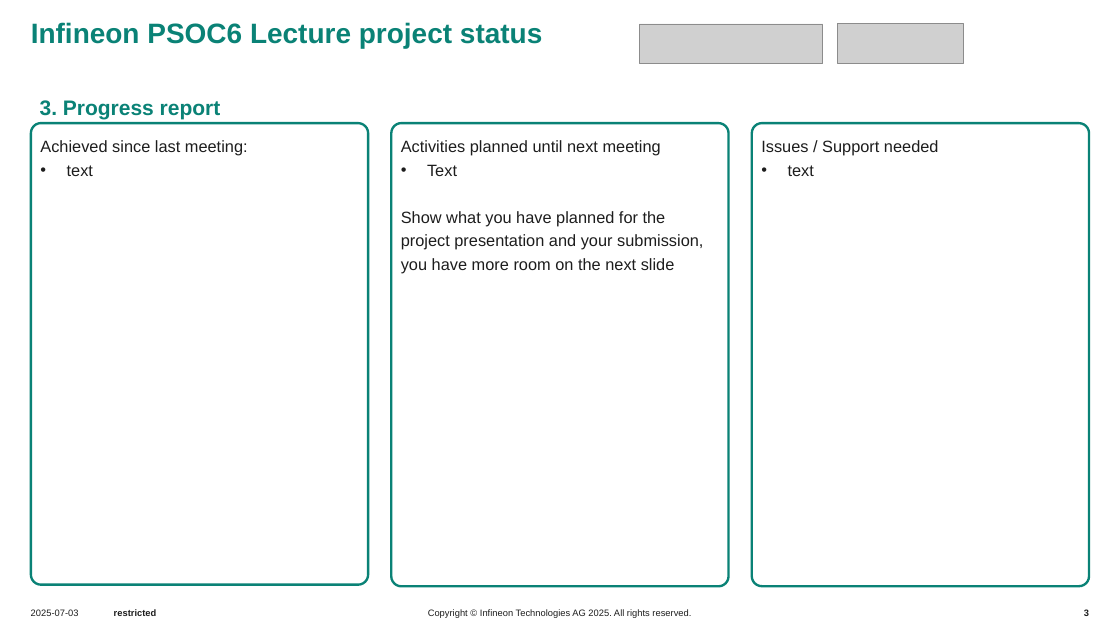
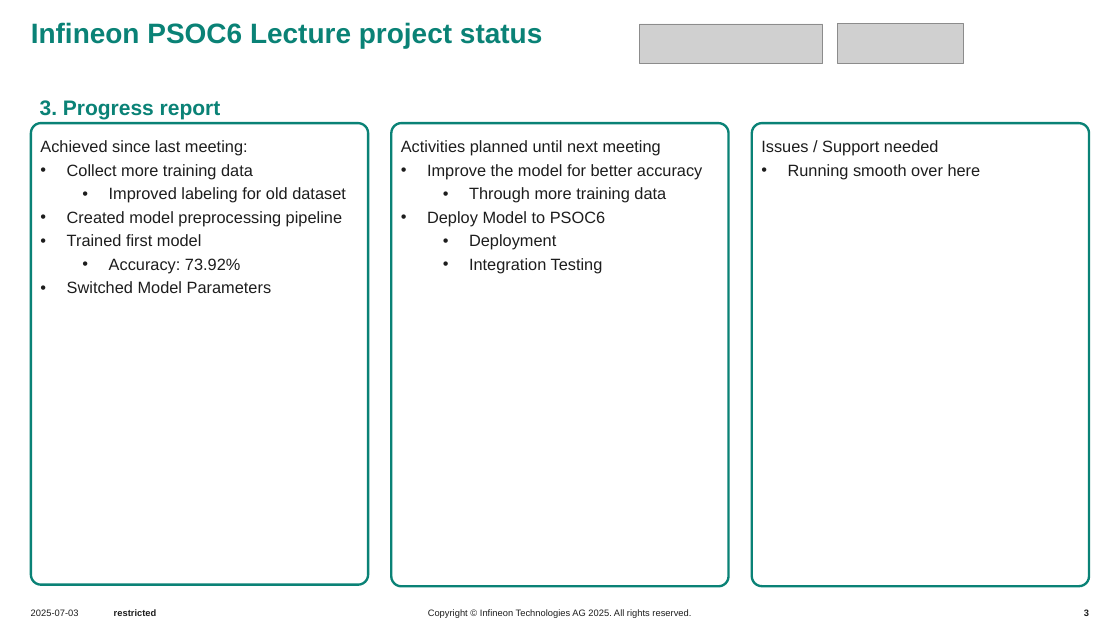
Before and after one commit to devLeitner/384.068-infineon, a slide deck: slide 3 of report/status.pptx. Drawn at 1120x630 pixels with LibreOffice and Linux fonts; fonts in the diff are those of the drawing; grey boxes stand for pictures; background and template pictures are left out. Boxes give left, top, right and bottom in pixels: in the first picture for what was removed or moved away, otherwise in the second. Text is boxed around its words. In the diff, an @@ line names an element or a change of style, - is before the commit and + after.

Commit message:
feat(docs); Status report

```diff
--- a/report/status.pptx
+++ b/report/status.pptx
@@ text in rounded rectangle at (67, 164, 346, 293): text changed @@
-• text
+• Collect more training data
+  • Improved labeling for old dataset
+• Created model preprocessing pipeline
+• Trained first model
+  • Accuracy: 73.92%
+• Switched Model Parameters
@@ text in rounded rectangle at (427, 164, 702, 274): text changed @@
-• Text
-Show what you have planned for the project presentation and your submission, you have more room on the next slide
+• Improve the model for better accuracy
+  • Through more training data
+• Deploy Model to PSOC6
+  • Deployment
+  • Integration Testing
@@ text in rounded rectangle at (788, 164, 981, 180): text changed @@
-• text
+• Running smooth over here
```
